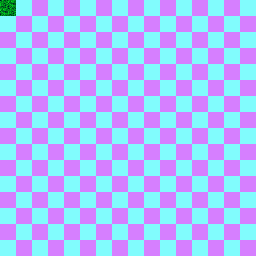
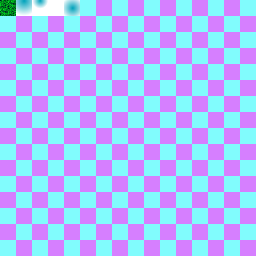
Layer changes from the first 256×256 image to the second:
painted on "texture" over [16,0,80,16]
